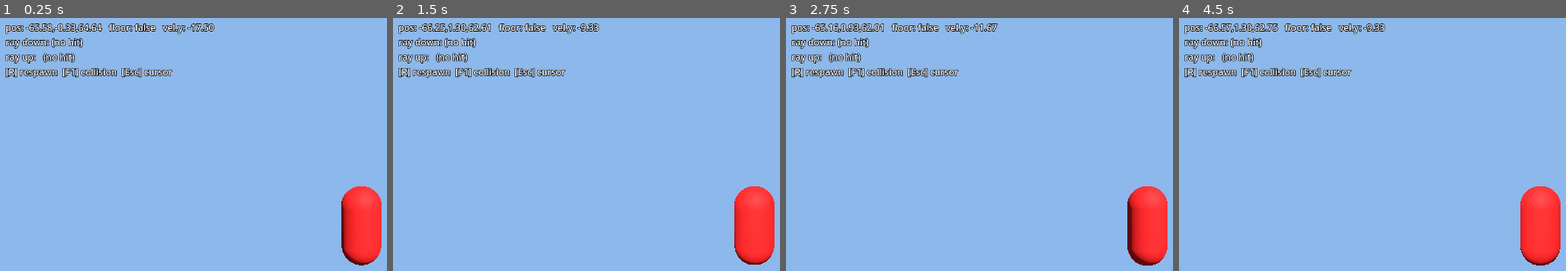
Above: before the commit, frames 1-4 (left to right).
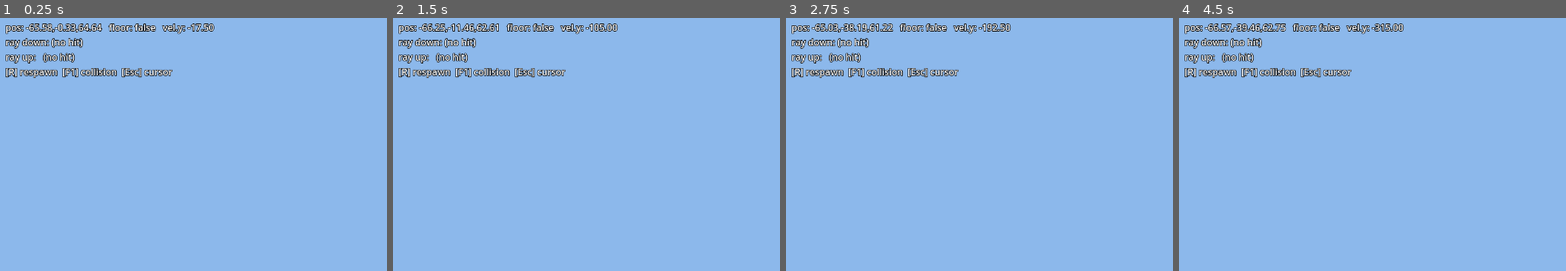
Above: after the commit, the same moments.

Repository: ruapotato/SuperTux3D
Game: Godot game, scene res://scenes/main.tscn
Same seed, same stepped clock (60 frames per second), same inputs: the game is played once before the commit and once after it.
Inputs (mouse positions are in pixels of both pictures, inside the frame that each line leads up to):
- Up to frame 1 (0.25 s): no input
- Up to frame 2 (1.5 s): tap Enter at 0.5 s; move the mouse to (outside the picture) at 0.52 s; hold W (move_forward) from 0.53 s (still down); tap Space (jump) at 0.6, 0.77, 1.07, 1.25 s; move the mouse to (718, 217) at 1.27 s; tap R at 1.35 s
- Up to frame 3 (2.75 s): keep holding W (move_forward); tap Space (jump) at 1.52, 1.55, 1.82, 2.1 s; tap Enter at 2 s; move the mouse to (1165, 210) at 2.02 s
- Up to frame 4 (4.5 s): keep holding W (move_forward); tap Space (jump) at 2.75, 3.02, 3.05, 3.32, 3.6, 3.77, 4.07, 4.25 s; move the mouse to (1531, 222) at 2.77 s; tap R at 2.85, 4.35 s; tap Enter at 3.5 s; move the mouse to (outside the picture) at 3.52 s; move the mouse to (1484, 210) at 4.27 s

The runs differ from the first frame. In frame 1, 2.9% of the frame differs, in the area x 88-99%, y 66-98%; in frame 2, 4.0%; in frame 3, 4.1%, in the area x 10-99%, y 2-98%; in frame 4, 4.1%.

Commit message:
Add Mario T-pose mesh + MarioState scaffold
Actor geometry pipeline (tools/convert_actor.py):
  - Walks Mario's GeoLayout tree with a proper sibling/child save/restore
    transform stack so each bone's offset only affects its own subtree.
  - Handles GEO_TRANSLATE_ROTATE, GEO_ANIMATED_PART, GEO_DISPLAY_LIST,
    GEO_BRANCH, GEO_SWITCH_CASE (takes first-sibling rest case), GEO_SCALE.
  - Rest-pose rotations for the shoulders (±90° around Y, arms out
    sideways) and hips (180° around Z, legs pointing down) so the T-pose
    looks right without animation data.
  - Tracks gsDPSetCombineMode: a shade-only mode resets current_texture to
    "none" so geometry drawn after that mode doesn't leak into the last
    bound texture's sub-mesh (the head-skin-in-mustache-sub-mesh bug).
  - Tracks gsSPLight(&xxx_lights_group.l) to know the decomp's shade color
    per sub-mesh, so untextured body parts render with their correct
    authentic color (blue overalls, red cap, beige face, white gloves,
    brown shoes, brown hair) instead of a flat gray fallback.

Godot-side loader (godot/scripts/level_loader.gd):
  - load_actor() builds an ArrayMesh with axis remap (actor +X up → Godot
    +Y, +Y forward → -Z) and 0.25× scale (compensates for the top-level
    mario_geo's GEO_SCALE that we skip by entering at mario_geo_body).
  - Textured actor decals (eyes, mustache, sideburn, M logo) get their
    transparent regions back-filled with the appropriate skin/cap color
    before ImageTexture creation, since the N64's G_CC_BLENDRGBFADEA
    combine used the texture alpha as a mask over the light color.
    Renders opaque with no z-fighting.
  - Untextured sub-meshes use the per-bone shade_color from the converter.
  - LAYER_ALPHA sub-meshes (cap wings) are skipped; visibility is normally
    controlled by an ASM callback we don't model.
  - Mesh is auto-shifted up by -min_y so Mario's feet sit at the capsule
    bottom instead of hanging below the floor.

Physics / state scaffold:
  - mario_state.gd defines MarioState with ACT_IDLE / WALKING / JUMP /
    FREEFALL / JUMP_LAND / FREEFALL_LAND and a decomp-style action
    dispatch loop (re-enters on action changes, capped at 8 iterations).
  - mario_stub.gd is the Godot-physics adapter: reads input and is_on_floor,
    calls state.step(delta), writes state.vel into CharacterBody3D,
    runs move_and_slide, rotates the ActorAnchor to state.face_yaw.
  - Scene updated: Mario CharacterBody3D with CapsuleShape (1.6×0.4) and
    an ActorAnchor Node3D child that hosts the loaded actor mesh.
  - Spawn pulled from decomp levels/bob/script.c (MARIO_POS(1,135,-6558,0,6464)
    scaled by WORLD_SCALE).
  - Debug HUD shows pos / floor / vel.y / down+up raycast hits; R respawns,
    F1 toggles collision shape debug.

Extractor updates:
  - tools/extract.sh now runs convert_actor.py for Mario and wires up
    godot/extracted symlink on first run.

Co-Authored-By: Claude Opus 4.7 (1M context) <noreply@anthropic.com>

Diff:
--- a/godot/scenes/main.tscn
+++ b/godot/scenes/main.tscn
@@ -6,14 +6,6 @@
 [sub_resource type="CapsuleShape3D" id="CapsuleShape3D_1"]
 height = 1.6
 radius = 0.4
-
-[sub_resource type="CapsuleMesh" id="CapsuleMesh_1"]
-height = 1.6
-radius = 0.4
-
-[sub_resource type="StandardMaterial3D" id="MarioMat_1"]
-albedo_color = Color(0.85, 0.15, 0.15, 1)
-roughness = 0.7
 
 [sub_resource type="Environment" id="Environment_1"]
 background_mode = 1
@@ -40,10 +32,7 @@
 transform = Transform3D(1, 0, 0, 0, 1, 0, 0, 0, 1, 0, 0.8, 0)
 shape = SubResource("CapsuleShape3D_1")
 
-[node name="MeshInstance3D" type="MeshInstance3D" parent="Mario"]
-transform = Transform3D(1, 0, 0, 0, 1, 0, 0, 0, 1, 0, 0.8, 0)
-mesh = SubResource("CapsuleMesh_1")
-material_override = SubResource("MarioMat_1")
+[node name="ActorAnchor" type="Node3D" parent="Mario"]
 
 [node name="CameraRig" type="Node3D" parent="."]
 
--- a/godot/scripts/level_loader.gd
+++ b/godot/scripts/level_loader.gd
@@ -14,6 +14,19 @@
 const UV_FIXED_POINT_SHIFT := 32.0  # Q10.5 -> texels
 const TEXTURE_MAP_JSON := "res://extracted/textures/texture_map.json"
 const TEXTURE_ROOT := "res://extracted/textures"
+
+# Actor meshes (Mario, etc.) live in the decomp's local coordinate frame where
+# +X is up, +Y is forward, +Z is left. Godot uses +Y up, -Z forward. The
+# remap below puts actor +X to Godot +Y (up), actor +Y to Godot -Z (forward),
+# and actor +Z to Godot -X (left). With this remap, face_yaw=0 makes Mario
+# look along Godot -Z, matching the camera-default forward direction.
+# We also apply 0.25× scale because we enter the walker at mario_geo_body,
+# which skips the top-level mario_geo's GEO_SCALE(0, 16384) = 0.25.
+const ACTOR_SCALE := 0.25
+
+
+static func _remap_actor_point(p: Array) -> Vector3:
+    return Vector3(-p[2], p[0], -p[1])
 
 # Per-run cache so repeated loads don't re-decode the same PNG.
 static var _texture_map: Dictionary = {}
@@ -50,6 +63,128 @@
     return parsed
 
 
+static func load_actor(mesh_json_path: String, parent: Node3D) -> MeshInstance3D:
+    """Load a converted actor mesh (from tools/convert_actor.py) as a
+    MeshInstance3D under `parent`. Applies the actor→Godot axis remap and
+    the 0.25× scale we skip by entering at `mario_geo_body` instead of the
+    top-level `mario_geo` (which carries its own GEO_SCALE)."""
+    _ensure_texture_map()
+    var model: Variant = _read_json(mesh_json_path)
+    if not (model is Dictionary):
+        return null
+    var mi := _build_actor_mesh_instance(model)
+    parent.add_child(mi)
+    return mi
+
+
+static func _build_actor_mesh_instance(model: Dictionary) -> MeshInstance3D:
+    var mesh := ArrayMesh.new()
+    var textured := 0
+    var untextured := 0
+    # Actor bones are centered on the butt, so by default Mario's feet sit
+    # well below the CharacterBody3D origin (and therefore below the capsule
+    # bottom, which is what the physics engine treats as the ground contact).
+    # Find the lowest Godot-Y vertex as we build, then offset the whole mesh
+    # up by that amount so the feet land at y=0 in the node's local space.
+    var min_y: float = INF
+    for sm in model.sub_meshes:
+        # Skip the cap-wings on non-wing-cap Mario. The decomp controls wing
+        # visibility via an ASM callback (`geo_mario_rotate_wing_cap_wings`)
+        # we don't emulate; walking the geo tree blindly always emits them,
+        # and they sit right in front of Mario's face as an opaque overlay.
+        # Dropping LAYER_ALPHA sub-meshes until we model wing visibility.
+        if sm.layer == "LAYER_ALPHA":
+            continue
+        var positions := PackedVector3Array()
+        var normals := PackedVector3Array()
+        var uvs := PackedVector2Array()
+        var colors := PackedColorArray()
+        var tex_info: Variant = _texture_map.get(sm.texture)
+        var tw: float = 32.0
+        var th: float = 32.0
+        if tex_info is Dictionary:
+            tw = float(tex_info.width)
+            th = float(tex_info.height)
+        for p in sm.positions:
+            var v: Vector3 = _remap_actor_point(p) * ACTOR_SCALE * WORLD_SCALE
+            if v.y < min_y:
+                min_y = v.y
+            positions.append(v)
+        for n in sm.normals:
+            normals.append(_remap_actor_point(n))
+        for u in sm.uvs:
+            uvs.append(Vector2(u[0] / UV_FIXED_POINT_SHIFT / tw,
+                               u[1] / UV_FIXED_POINT_SHIFT / th))
+        # Deliberately do NOT emit ARRAY_COLOR. For Mario, the Vtx "color"
+        # bytes are actually normals (G_LIGHTING is enabled on every body
+        # part). Emitting them as vertex colors gives random RGB with alpha=0
+        # and Godot's material interacts with them badly (renders black /
+        # fully transparent). Normals we DO need for lighting; they come
+        # through ARRAY_NORMAL above.
+        var indices := PackedInt32Array()
+        for idx in sm.indices:
+            indices.append(idx)
+        if positions.is_empty() or indices.is_empty():
+            continue
+
+        var arrays := []
+        arrays.resize(Mesh.ARRAY_MAX)
+        arrays[Mesh.ARRAY_VERTEX] = positions
+        arrays[Mesh.ARRAY_NORMAL] = normals
+        arrays[Mesh.ARRAY_TEX_UV] = uvs
+        arrays[Mesh.ARRAY_INDEX] = indices
+        mesh.add_surface_from_arrays(Mesh.PRIMITIVE_TRIANGLES, arrays)
+        var surf_idx := mesh.get_surface_count() - 1
+        var mat := StandardMaterial3D.new()
+        mat.resource_name = sm.key
+        mat.cull_mode = BaseMaterial3D.CULL_DISABLED
+        # Plain NEAREST: our runtime ImageTextures don't have mipmaps.
+        mat.texture_filter = BaseMaterial3D.TEXTURE_FILTER_NEAREST
+        # UNSHADED so Mario's face/mustache/etc. render at full brightness
+        # instead of potentially going dark when a lit triangle's normal
+        # points away from the scene's DirectionalLight3D. N64 Mario was
+        # pseudo-lit via gsSPLight per-DL groups; until we port those, flat
+        # albedo looks closer to the original.
+        mat.shading_mode = BaseMaterial3D.SHADING_MODE_UNSHADED
+        var tex := _load_texture(sm.texture)
+        if tex != null:
+            mat.albedo_texture = tex
+            mat.albedo_color = Color(1, 1, 1, 1)
+            textured += 1
+        else:
+            # Untextured sub-mesh: use the decomp's gsSPLight color (blue
+            # overalls, red shirt/cap, beige face skin, white gloves, brown
+            # shoes, brown2 hair). Falls back to a neutral gray only when
+            # we couldn't determine a light group.
+            mat.albedo_color = _actor_shade_color(sm)
+            untextured += 1
+        mesh.surface_set_material(surf_idx, mat)
+
+    var mi := MeshInstance3D.new()
+    mi.name = "ActorMesh"
+    mi.mesh = mesh
+    # Shift the mesh up so the lowest vertex (feet) lands at local y=0, the
+    # same height as the CharacterBody3D's capsule bottom. Without this
+    # Mario's legs clip through the floor because his bone origin is at his
+    # butt, not his feet.
+    if min_y != INF:
+        mi.position.y = -min_y
+    print("[level_loader] actor mesh: ", mesh.get_surface_count(),
+          " surfaces, ", textured, " textured, ", untextured, " untextured, ",
+          "min_y=", min_y, " -> shifted up ", -min_y)
+    return mi
+
+
+static func _actor_shade_color(sm: Dictionary) -> Color:
+    # The converter attaches a `shade_color` RGB triple from the decomp's
+    # gsSPLight group. If it's missing (old converter output or a DL that
+    # doesn't set a light), fall back to neutral gray.
+    var shade: Variant = sm.get("shade_color")
+    if shade is Array and shade.size() >= 3:
+        return Color(shade[0], shade[1], shade[2], 1.0)
+    return Color(0.75, 0.75, 0.78)
+
+
 static func _ensure_texture_map() -> void:
     if _texture_map_loaded:
         return
@@ -57,6 +192,32 @@
     var parsed: Variant = _read_json(TEXTURE_MAP_JSON)
     if parsed is Dictionary:
         _texture_map = parsed
+
+
+# Mario decal textures have alpha=0 rgb=0 over large regions. The N64 renders
+# those regions as the current light color (G_CC_BLENDRGBFADEA combine mode),
+# but Godot's alpha modes either discard them (leaving holes in the head
+# geometry) or render them as opaque black. We preprocess each decal image:
+# alpha=0 pixels get the appropriate light color baked in as their RGB with
+# alpha=1, so the decal becomes fully opaque and its "transparent" regions
+# display the skin/cap color the decomp originally computed via shade.
+const MARIO_BEIGE := Color(0xFE / 255.0, 0xC1 / 255.0, 0x79 / 255.0)
+const MARIO_RED   := Color(0xFF / 255.0, 0x00 / 255.0, 0x00 / 255.0)
+const _ACTOR_DECAL_BACKGROUND := {
+    # Cap-front decals sit on the red cap.
+    "mario_texture_m_logo": MARIO_RED,
+    # Face decals sit on the beige face skin.
+    "mario_texture_eyes_front": MARIO_BEIGE,
+    "mario_texture_eyes_half_closed": MARIO_BEIGE,
+    "mario_texture_eyes_closed": MARIO_BEIGE,
+    "mario_texture_eyes_right": MARIO_BEIGE,
+    "mario_texture_eyes_left": MARIO_BEIGE,
+    "mario_texture_eyes_up": MARIO_BEIGE,
+    "mario_texture_eyes_down": MARIO_BEIGE,
+    "mario_texture_eyes_dead": MARIO_BEIGE,
+    "mario_texture_mustache": MARIO_BEIGE,
+    "mario_texture_hair_sideburn": MARIO_BEIGE,
+}
 
 
 static func _load_texture(symbol: String) -> Texture2D:
@@ -77,9 +238,27 @@
             % [symbol, full_path, err])
         _texture_cache[symbol] = null
         return null
+    if _ACTOR_DECAL_BACKGROUND.has(symbol):
+        _fill_transparent_background(img, _ACTOR_DECAL_BACKGROUND[symbol])
     var tex := ImageTexture.create_from_image(img)
     _texture_cache[symbol] = tex
     return tex
+
+
+static func _fill_transparent_background(img: Image, bg: Color) -> void:
+    # Walk every pixel; where alpha < 0.5, overwrite with the backdrop color
+    # and set alpha to 1. The result is a fully opaque texture with the
+    # decal on top of a solid "skin-tone" background.
+    if img.get_format() != Image.FORMAT_RGBA8:
+        img.convert(Image.FORMAT_RGBA8)
+    var w := img.get_width()
+    var h := img.get_height()
+    var bg_opaque := Color(bg.r, bg.g, bg.b, 1.0)
+    for y in range(h):
+        for x in range(w):
+            var c := img.get_pixel(x, y)
+            if c.a < 0.5:
+                img.set_pixel(x, y, bg_opaque)
 
 
 static func _build_mesh_instance(model: Dictionary) -> MeshInstance3D:
--- a/godot/scripts/main.gd
+++ b/godot/scripts/main.gd
@@ -3,6 +3,7 @@
 const LevelLoader := preload("res://scripts/level_loader.gd")
 const MODEL_JSON := "res://extracted/levels/bob/area_1/model.json"
 const COLLISION_JSON := "res://extracted/levels/bob/area_1/collision.json"
+const MARIO_MESH_JSON := "res://extracted/actors/mario/mesh.json"
 # Actual spawn from decomp levels/bob/script.c: MARIO_POS(1, 135, -6558, 0, 6464).
 # Scaled to Godot world scale (see LevelLoader.WORLD_SCALE). +2 Y offset for
 # a small cushion so the capsule doesn't start clipped into the floor.
@@ -28,6 +29,8 @@
 
 func _ready() -> void:
     LevelLoader.load_level(MODEL_JSON, COLLISION_JSON, world)
+    var anchor: Node3D = mario.get_node("ActorAnchor")
+    LevelLoader.load_actor(MARIO_MESH_JSON, anchor)
     mario.global_position = MARIO_SPAWN
     mario.set_camera(camera)
     Input.mouse_mode = Input.MOUSE_MODE_CAPTURED
--- /dev/null
+++ b/godot/scripts/mario_state.gd
@@ -0,0 +1,188 @@
+extends RefCounted
+
+# GDScript scaffolding of the decomp `struct MarioState` + action dispatch.
+#
+# Each tick, `update()` reads the latest input, runs the action handler loop
+# (which may transition through multiple actions in one frame — that's how the
+# decomp handles e.g. "land into walk", where act_jump_land immediately sets
+# ACT_WALKING if the stick is held and re-enters the loop), and writes back a
+# velocity + pose the owning CharacterBody3D applies to physics.
+#
+# The current action handlers are placeholders that reproduce the old capsule
+# stub's behavior. They'll be replaced one-by-one with faithful ports of the
+# decomp's mario_actions_*.c functions. The structure around them — the dispatch
+# loop, action flags, prev_action tracking — already matches the decomp so
+# ports are drop-in.
+
+# ---- Action IDs (copied from sm64.h) -------------------------------------
+# 9-bit action number + flags, layout matches decomp so bitwise checks port.
+const ACT_FLAG_STATIONARY := 1 << 9
+const ACT_FLAG_MOVING     := 1 << 10
+const ACT_FLAG_AIR        := 1 << 11
+
+const ACT_UNINITIALIZED := 0x00000000
+const ACT_IDLE          := 0x0C400201
+const ACT_WALKING       := 0x04000440
+const ACT_JUMP          := 0x03000880
+const ACT_FREEFALL      := 0x0100088C
+const ACT_JUMP_LAND     := 0x04000470
+const ACT_FREEFALL_LAND := 0x04000471
+# TODO: populate more from sm64.h as we port corresponding action handlers.
+
+# ---- Controller input (mirrors decomp's struct Controller / input flags) -
+# For now a trivial shape — a 2D stick and a jump-this-frame flag. Real decomp
+# has BUTTON_A_PRESSED, NONZERO_ANALOG, etc.; we'll grow into it.
+var input_stick: Vector2 = Vector2.ZERO  # x: left/right, y: forward(-)/back(+)
+var input_jump_pressed: bool = false
+var input_camera_yaw: float = 0.0        # world yaw of camera forward, for stick→world
+
+# ---- Mario state (subset of struct MarioState) ---------------------------
+var action: int = ACT_UNINITIALIZED
+var prev_action: int = ACT_UNINITIALIZED
+var action_timer: int = 0                # frames since current action began
+var action_arg: int = 0                  # per-action scratch (matches decomp)
+
+var pos: Vector3 = Vector3.ZERO          # Godot world units
+var vel: Vector3 = Vector3.ZERO          # Godot world units/sec
+var forward_vel: float = 0.0             # horizontal speed; decomp uses this
+var face_yaw: float = 0.0                # world yaw Mario is facing (radians)
+
+var is_on_floor: bool = false            # populated by the caller each tick
+
+# ---- Physics tuning (Godot units; will absorb decomp constants later) ----
+const WALK_SPEED := 16.0
+const JUMP_SPEED := 24.0
+const GRAVITY := 70.0
+
+
+func set_action(new_action: int, arg: int = 0) -> bool:
+    # Decomp semantic: returns TRUE so callers can `return set_mario_action(...)`
+    # and drop out of their handler, letting the dispatch loop re-enter with the
+    # new action on the same frame.
+    prev_action = action
+    action = new_action
+    action_timer = 0
+    action_arg = arg
+    return true
+
+
+func step(delta: float) -> void:
+    # Reset per-frame integration state and run the action dispatch loop.
+    # The loop re-enters when an action handler calls set_action() + returns
+    # TRUE, exactly like execute_mario_action() in mario.c. Capped to avoid
+    # pathological transitions.
+    if action == ACT_UNINITIALIZED:
+        set_action(ACT_IDLE)
+
+    var safety := 8
+    while safety > 0:
+        var changed := false
+        match action:
+            ACT_IDLE:
+                changed = _act_idle(delta)
+            ACT_WALKING:
+                changed = _act_walking(delta)
+            ACT_JUMP:
+                changed = _act_jump(delta)
+            ACT_FREEFALL:
+                changed = _act_freefall(delta)
+            ACT_JUMP_LAND, ACT_FREEFALL_LAND:
+                # Simplified: instant return to idle/walking based on stick.
+                if input_stick.length() > 0.1:
+                    set_action(ACT_WALKING)
+                    changed = true
+                else:
+                    set_action(ACT_IDLE)
+                    changed = true
+            _:
+                # Unknown action — fall back to idle so we don't stall.
+                set_action(ACT_IDLE)
+                changed = true
+        if not changed:
+            break
+        safety -= 1
+    action_timer += 1
+
+
+# ---- Action handlers (stub implementations) ------------------------------
+# Each returns TRUE if the action changed (re-enter dispatch), FALSE otherwise.
+# TODO: replace each body with a port of the decomp's equivalent function.
+
+func _act_idle(delta: float) -> bool:
+    if not is_on_floor:
+        return set_action(ACT_FREEFALL)
+    if input_jump_pressed:
+        return set_action(ACT_JUMP)
+    if input_stick.length() > 0.1:
+        return set_action(ACT_WALKING)
+    vel.x = 0.0
+    vel.z = 0.0
+    vel.y = -1.0  # small snap pull onto the floor
+    return false
+
+
+func _act_walking(delta: float) -> bool:
+    if not is_on_floor:
+        return set_action(ACT_FREEFALL)
+    if input_jump_pressed:
+        return set_action(ACT_JUMP)
+    if input_stick.length() <= 0.1:
+        return set_action(ACT_IDLE)
+    var dir := _stick_to_world_dir()
+    if dir.length() > 0.001:
+        # face_yaw is applied as a rotation around Y to the ActorAnchor. The
+        # mesh's "forward" (after the loader's axis remap) points at Godot -Z
+        # at yaw=0, so to face direction `dir` we need the rotation that
+        # takes -Z to dir — that's atan2(-dir.x, -dir.z).
+        face_yaw = atan2(-dir.x, -dir.z)
+    vel.x = dir.x * WALK_SPEED
+    vel.z = dir.z * WALK_SPEED
+    vel.y = -1.0
+    return false
+
+
+func _act_jump(delta: float) -> bool:
+    if action_timer == 0:
+        vel.y = JUMP_SPEED
+    var dir := _stick_to_world_dir()
+    # Airborne momentum: stick nudges horizontal velocity, doesn't set it.
+    vel.x = dir.x * WALK_SPEED
+    vel.z = dir.z * WALK_SPEED
+    vel.y -= GRAVITY * delta
+    if vel.y <= 0.0:
+        return set_action(ACT_FREEFALL)
+    return false
+
+
+func _act_freefall(delta: float) -> bool:
+    var dir := _stick_to_world_dir()
+    vel.x = dir.x * WALK_SPEED
+    vel.z = dir.z * WALK_SPEED
+    vel.y -= GRAVITY * delta
+    if is_on_floor:
+        # Convert to moving-land if the stick is held, else stationary-land.
+        if input_stick.length() > 0.1:
+            return set_action(ACT_FREEFALL_LAND)
+        return set_action(ACT_FREEFALL_LAND)
+    return false
+
+
+# ---- Helpers -------------------------------------------------------------
+
+func _stick_to_world_dir() -> Vector3:
+    # Camera-relative stick → world direction.
+    # - input_camera_yaw is the yaw of camera-forward; yaw=0 means camera
+    #   looks along world -Z (Godot forward).
+    #   camera forward = (-sin(yaw), 0, -cos(yaw))
+    #   camera right   = ( cos(yaw), 0, -sin(yaw))
+    # - Input sign: stick.y < 0 means the player pressed "forward" (WASD
+    #   move_back - move_forward). We want press-forward to move along
+    #   camera forward, so we scale forward by (-stick.y).
+    if input_stick.length() < 0.001:
+        return Vector3.ZERO
+    var cy := cos(input_camera_yaw)
+    var sy := sin(input_camera_yaw)
+    var forward := Vector3(-sy, 0.0, -cy)
+    var right := Vector3(cy, 0.0, -sy)
+    var world := right * input_stick.x + forward * (-input_stick.y)
+    return world.normalized()
--- a/godot/scripts/mario_stub.gd
+++ b/godot/scripts/mario_stub.gd
@@ -1,18 +1,21 @@
 extends CharacterBody3D
 
-# Placeholder capsule controller used to validate level geometry + collision.
-# Will be replaced with the real decomp-ported Mario state machine.
+# Thin adapter between Godot's CharacterBody3D + Input system and the decomp-
+# style MarioState dispatcher in mario_state.gd. Reads input, hands it to the
+# state machine, lets the state set velocity, runs move_and_slide, feeds floor
+# contact back into the state for the next tick. Also orients the visible
+# Mario mesh under ActorAnchor to match the state's face_yaw.
+#
+# The physics constants and action semantics live in mario_state.gd — this
+# file is just plumbing.
 
-# Units are Godot world units (see LevelLoader.WORLD_SCALE = 0.01). So 1 unit
-# here maps to 100 decomp units: walk_speed=16 means Mario moves 1600 decomp
-# units/sec, close to Mario's decomp run speed.
-@export var walk_speed: float = 16.0     # units/sec
-@export var jump_speed: float = 24.0     # initial vertical velocity (units/sec)
-@export var gravity: float = 70.0        # units/sec^2
+const MarioStateScript := preload("res://scripts/mario_state.gd")
 
+var _state: RefCounted
 var _camera_node: Camera3D
 var _ray_down: RayCast3D
 var _ray_up: RayCast3D
+var _actor_anchor: Node3D
 
 # Latest raycast observations, read by main.gd for HUD.
 var debug_ray_down_hit: String = "(no hit)"
@@ -20,6 +23,8 @@
 
 
 func _ready() -> void:
+    _state = MarioStateScript.new()
+    _actor_anchor = get_node_or_null("ActorAnchor")
     _ray_down = RayCast3D.new()
     _ray_down.name = "RayDown"
     _ray_down.target_position = Vector3(0, -10.0, 0)  # 10 units = 1000 decomp
@@ -63,37 +68,33 @@
 
 
 func _physics_process(delta: float) -> void:
-    var input_dir := Vector2(
+    # Pull input into the MarioState, step the action dispatch, apply vel.
+    _state.input_stick = Vector2(
         Input.get_action_strength("move_right") - Input.get_action_strength("move_left"),
         Input.get_action_strength("move_back")  - Input.get_action_strength("move_forward"),
     )
+    _state.input_jump_pressed = Input.is_action_just_pressed("jump")
+    _state.input_camera_yaw = _camera_yaw()
+    _state.is_on_floor = is_on_floor()
+    _state.pos = global_position
 
-    # Camera-relative movement on the horizontal plane.
-    var basis_xz := Basis()
-    if _camera_node != null:
-        var cb := _camera_node.global_transform.basis
-        var fwd := -cb.z
-        fwd.y = 0.0
-        if fwd.length() > 0.001:
-            fwd = fwd.normalized()
-        var right := cb.x
-        right.y = 0.0
-        if right.length() > 0.001:
-            right = right.normalized()
-        basis_xz = Basis(right, Vector3.UP, -fwd)
+    _state.step(delta)
 
-    var move_xz := basis_xz * Vector3(input_dir.x, 0.0, input_dir.y)
-    velocity.x = move_xz.x * walk_speed
-    velocity.z = move_xz.z * walk_speed
+    velocity = _state.vel
+    move_and_slide()
+    _state.pos = global_position
 
-    if is_on_floor():
-        # Small downward pull keeps the body snapped to slopes so ramps don't
-        # bounce. move_and_slide cancels the residual velocity on contact.
-        velocity.y = -1.0
-        if Input.is_action_just_pressed("jump"):
-            velocity.y = jump_speed
-    else:
-        velocity.y -= gravity * delta
+    # Orient the visible Mario mesh under ActorAnchor to the state's face_yaw.
+    if _actor_anchor != null:
+        _actor_anchor.rotation.y = _state.face_yaw
 
-    move_and_slide()
     _sample_rays()
+
+
+func _camera_yaw() -> float:
+    if _camera_node == null:
+        return 0.0
+    # Yaw is the rotation of camera forward around Y. atan2(-fwd.x, -fwd.z)
+    # gives 0 when the camera looks along -Z (Godot forward).
+    var fwd := -_camera_node.global_transform.basis.z
+    return atan2(-fwd.x, -fwd.z)
Not shown: 1 places in godot/scenes/main.tscn that only renumber resources
Not shown, changed: tools/extract.sh
